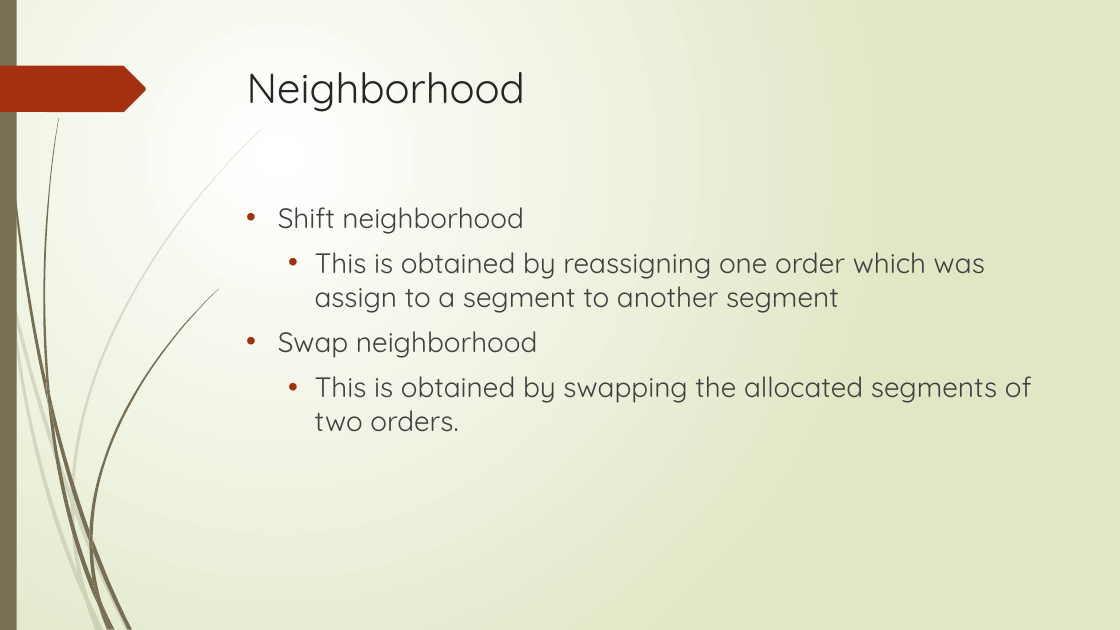
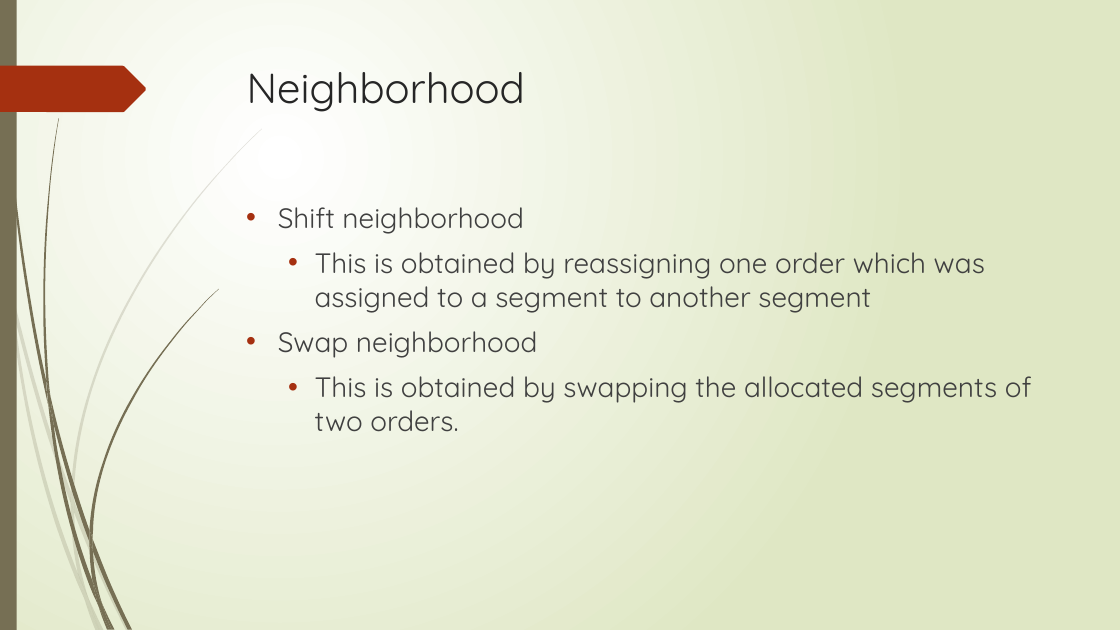
Before and after one commit to r-kurosu/kline_new, a slide deck: slide 36 of 竹田_合同研究会.pptx. Drawn at 1120x630 pixels with LibreOffice and Linux fonts; fonts in the diff are those of the drawing. Boxes give left, top, right and bottom in pixels: in the first picture for what was removed or moved away, otherwise in the second. Text is boxed around its words. In the diff, an @@ line names an element or a change of style, - is before the commit and + after.

Commit message:
発表資料の英語を少しだけ修正した

```diff
--- a/竹田_合同研究会.pptx
+++ b/竹田_合同研究会.pptx
@@ text at (x1=315, y1=252, x2=985, y2=313): text changed @@
-  • This is obtained by reassigning one order which was assign to a segment to another segment
+  • This is obtained by reassigning one order which was assigned to a segment to another segment
```
